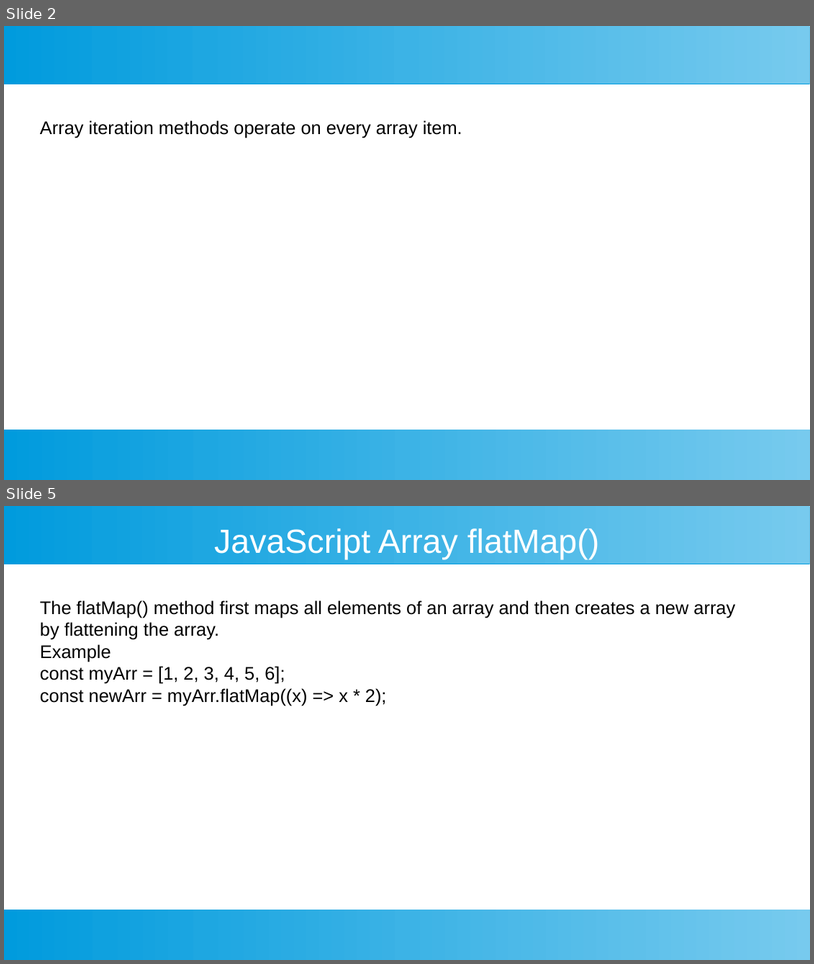
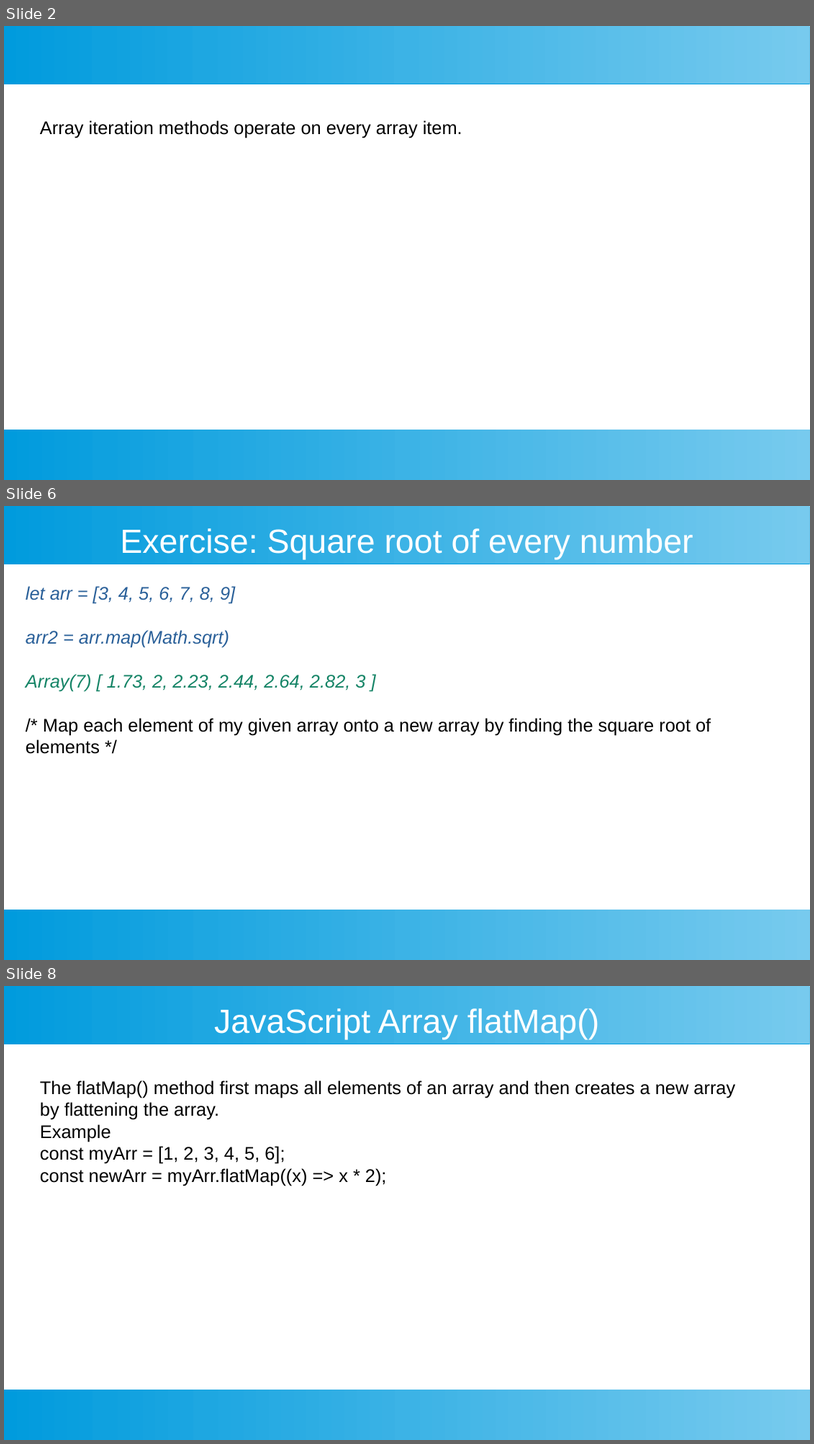
Before and after one commit to ashishjain1547/public_lessons_in_javascript, a slide deck: 7_Arrays in Detail/4 - array iteration.odp. Shown one above the other, each under a label of ours: slides 2 and 5 before the commit, slides 2, 6 and 8 after it; the slides between them are not shown. The pictures are 814x964 and 814x1444 pixels, drawn with LibreOffice and Linux fonts; fonts in the diff are those of the drawing. Boxes give left, top, right and bottom in pixels: in the first picture for what was removed or moved away, otherwise in the second. Text is boxed around its words. In the diff, an @@ line names an element or a change of style, - is before the commit and + after.

```diff
--- a/7_Arrays in Detail/4 - array iteration.odp
+++ b/7_Arrays in Detail/4 - array iteration.odp
@@ slide 6 added at (4, 506, 810, 960), background #FFFFFF; not listed: 2 template elements that a slide beside it also shows @@
@@ title added at (120, 528, 694, 559), 33 pt, text #FFFFFF @@
+Exercise: Square root of every number
@@ text added at (26, 586, 711, 754), 18 pt, text #000000, italic @@
+let arr = [3, 4, 5, 6, 7, 8, 9]
+arr2 = arr.map(Math.sqrt)
+Array(7) [ 1.73, 2, 2.23, 2.44, 2.64, 2.82, 3 ]
+/* Map each element of my given array onto a new array by finding the square root of elements */
@@ what was slide 5 is now slide 8 @@
```
Also in this commit, not shown: 10 slides changed, 9 other slides added, 6 other files.
